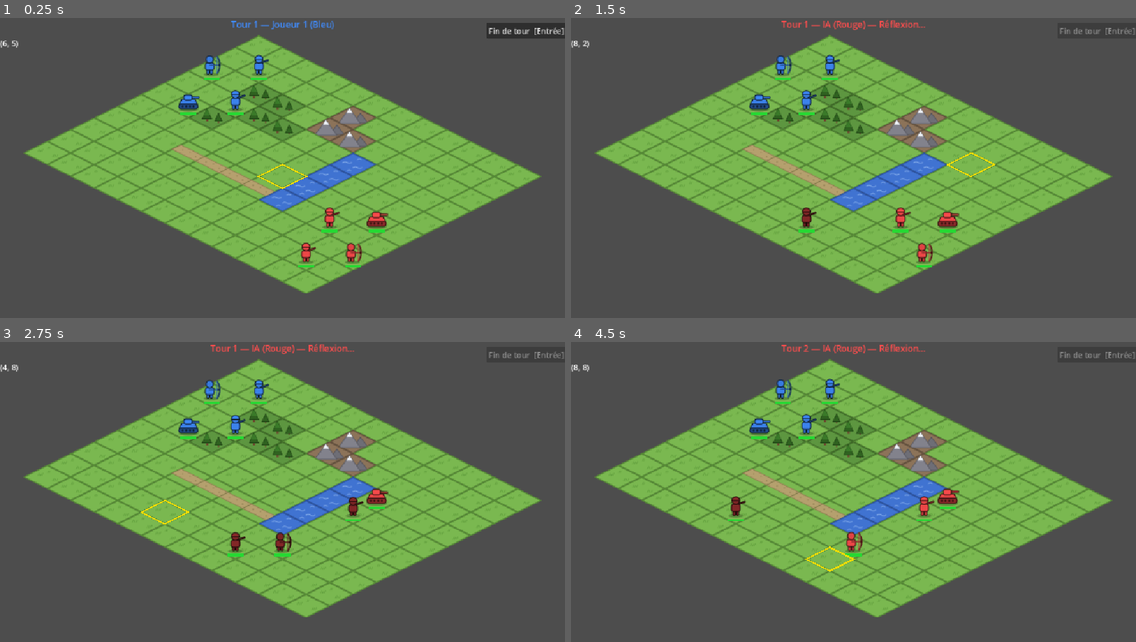
Above: before the commit, frames 1-4 (two rows, left to right).
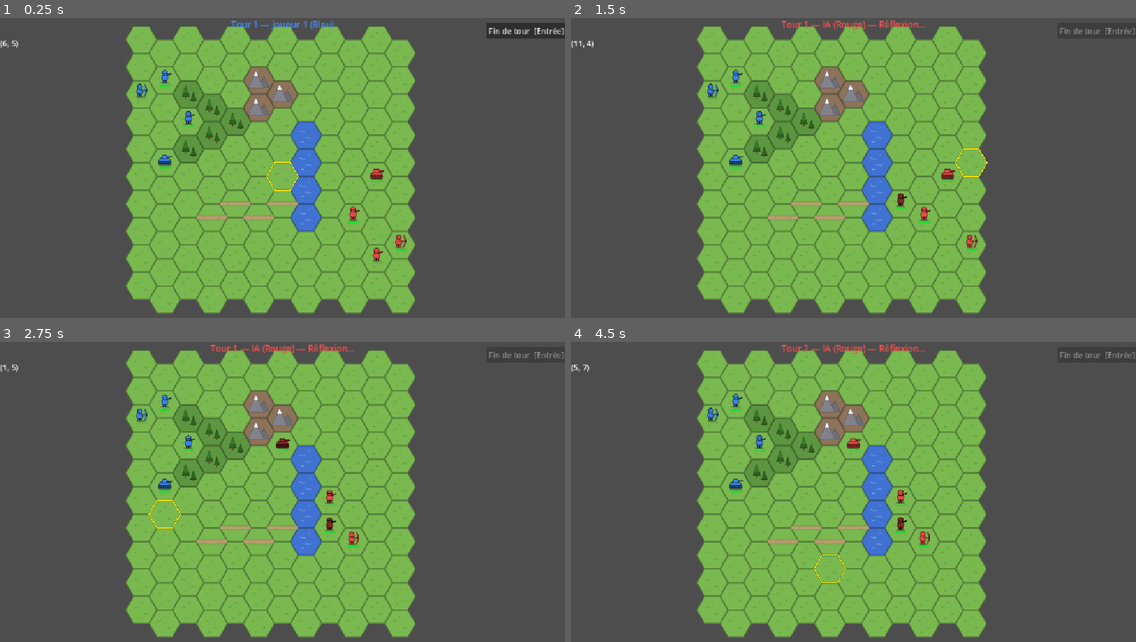
Above: after the commit, the same moments.

Repository: MaximeAutechaud/claude-wars
Game: Godot game, scene res://scenes/main.tscn
Same seed, same stepped clock (60 frames per second), same inputs: the game is played once before the commit and once after it.
Inputs (mouse positions are in pixels of both pictures, inside the frame that each line leads up to):
- Up to frame 1 (0.25 s): no input
- Up to frame 2 (1.5 s): click "Fin de tour [Entrée]" at 0.5 s; tap Enter at 1.25, 1.35 s; move the mouse to (977, 162) at 1.27 s; click (977, 162) at 1.42 s
- Up to frame 3 (2.75 s): tap Space at 1.52, 2, 2.27 s; move the mouse to (169, 516) at 2.02 s; tap Keypad Enter at 2.1 s; click (169, 516) at 2.17 s
- Up to frame 4 (4.5 s): move the mouse to (910, 432) at 2.77 s; tap Enter at 2.85 s; click (910, 432) at 2.92 s; click "Fin de tour [Entrée]" at 3.5 s; move the mouse to (825, 564) at 4.27 s; tap Keypad Enter at 4.35 s; click (825, 564) at 4.42 s

The runs differ from the first frame. In frame 1, 37% of the frame differs, in the area x 4-96%, y 2-99%; in frame 2, 37%, in the area x 0-96%, y 2-99%; in frame 3, 37%; in frame 4, 37%.

Commit message:
Migration en grille hexagonale (flat-top, odd-q, facon Wesnoth)
Decision gameplay > design (DESIGN.md, decision 11) : 6 adjacences
pour l'encerclement, distances rondes, AoE naturelles a venir.

- Pathfinder : 6 voisins avec parite de colonne (verifiee contre
  get_neighbor_cell du moteur) ; distance hexagonale cubique
  remplace la distance de Manhattan
- TileSet hexagonal (offset axis vertical), tuiles SVG redessinees
  en hex flat-top 64x56, vue a plat (fin de l'isometrique)
- Surlignages, curseur et contours en hexagones via
  GameMap.hex_corners ; zone de tir a distance en vrai disque hex
- Zoom camera ajuste ; IA inchangee (tout passe par Pathfinder)

Co-Authored-By: Claude Fable 5 <noreply@anthropic.com>

Diff:
--- a/assets/tiles/forest.svg
+++ b/assets/tiles/forest.svg
@@ -1,10 +1,10 @@
-<svg xmlns="http://www.w3.org/2000/svg" width="64" height="32">
-  <polygon points="32,0.5 63,16 32,31.5 1,16" fill="#5d9640" stroke="#3f6b28" stroke-width="1.5"/>
+<svg xmlns="http://www.w3.org/2000/svg" width="64" height="56">
+  <polygon points="1,28 16.5,1 47.5,1 63,28 47.5,55 16.5,55" fill="#5d9640" stroke="#3f6b28" stroke-width="1.5"/>
   <!-- grand sapin -->
-  <rect x="24" y="17" width="2.5" height="3.5" fill="#6b4a2f"/>
-  <polygon points="25.2,4 31.5,17.5 19,17.5" fill="#2f6220" stroke="#234a17" stroke-width="1"/>
-  <polygon points="25.2,4 29.5,13 21,13" fill="#3a7a29"/>
+  <rect x="25" y="32" width="3" height="4.5" fill="#6b4a2f"/>
+  <polygon points="26.5,10 34,32.5 19,32.5" fill="#2f6220" stroke="#234a17" stroke-width="1"/>
+  <polygon points="26.5,10 31.5,25 21.5,25" fill="#3a7a29"/>
   <!-- petit sapin -->
-  <rect x="40" y="20" width="2" height="3" fill="#6b4a2f"/>
-  <polygon points="41,10 45.8,20.5 36.2,20.5" fill="#2f6220" stroke="#234a17" stroke-width="1"/>
+  <rect x="41" y="40" width="2.5" height="3.5" fill="#6b4a2f"/>
+  <polygon points="42.2,24 48,40.5 36.5,40.5" fill="#2f6220" stroke="#234a17" stroke-width="1"/>
 </svg>
--- a/assets/tiles/mountain.svg
+++ b/assets/tiles/mountain.svg
@@ -1,8 +1,8 @@
-<svg xmlns="http://www.w3.org/2000/svg" width="64" height="32">
-  <polygon points="32,0.5 63,16 32,31.5 1,16" fill="#8c7359" stroke="#66523e" stroke-width="1.5"/>
+<svg xmlns="http://www.w3.org/2000/svg" width="64" height="56">
+  <polygon points="1,28 16.5,1 47.5,1 63,28 47.5,55 16.5,55" fill="#8c7359" stroke="#66523e" stroke-width="1.5"/>
   <!-- pic secondaire -->
-  <polygon points="42,10 52,23 32,23" fill="#6e6e76" stroke="#54545c" stroke-width="1"/>
+  <polygon points="42,20 53,42 31,42" fill="#6e6e76" stroke="#54545c" stroke-width="1"/>
   <!-- pic principal -->
-  <polygon points="27,3 42,24 12,24" fill="#82828c" stroke="#5a5a62" stroke-width="1"/>
-  <polygon points="27,3 31.5,9.5 22.5,9.5" fill="#eef1f6"/>
+  <polygon points="26,8 42,43 10,43" fill="#82828c" stroke="#5a5a62" stroke-width="1"/>
+  <polygon points="26,8 31,19 21,19" fill="#eef1f6"/>
 </svg>
--- a/assets/tiles/plains.svg
+++ b/assets/tiles/plains.svg
@@ -1,8 +1,9 @@
-<svg xmlns="http://www.w3.org/2000/svg" width="64" height="32">
-  <polygon points="32,0.5 63,16 32,31.5 1,16" fill="#7ab850" stroke="#568a36" stroke-width="1.5"/>
+<svg xmlns="http://www.w3.org/2000/svg" width="64" height="56">
+  <polygon points="1,28 16.5,1 47.5,1 63,28 47.5,55 16.5,55" fill="#7ab850" stroke="#568a36" stroke-width="1.5"/>
   <g stroke="#5f9c3c" stroke-width="1" fill="none" stroke-linecap="round">
-    <path d="M20 14 l1.5 -3 M22.5 14 l1 -2.5 M25 14 l1.5 -3"/>
-    <path d="M40 21 l1.5 -3 M42.5 21 l1 -2.5 M45 21 l1.5 -3"/>
-    <path d="M33 10 l1.2 -2.4 M35 10 l1 -2"/>
+    <path d="M18 24 l1.5 -3 M20.5 24 l1 -2.5 M23 24 l1.5 -3"/>
+    <path d="M38 38 l1.5 -3 M40.5 38 l1 -2.5 M43 38 l1.5 -3"/>
+    <path d="M31 15 l1.2 -2.4 M33 15 l1 -2"/>
+    <path d="M25 46 l1.2 -2.4 M27 46 l1 -2"/>
   </g>
 </svg>
--- a/assets/tiles/river.svg
+++ b/assets/tiles/river.svg
@@ -1,9 +1,9 @@
-<svg xmlns="http://www.w3.org/2000/svg" width="64" height="32">
-  <polygon points="32,0.5 63,16 32,31.5 1,16" fill="#4073d1" stroke="#2d54a0" stroke-width="1.5"/>
+<svg xmlns="http://www.w3.org/2000/svg" width="64" height="56">
+  <polygon points="1,28 16.5,1 47.5,1 63,28 47.5,55 16.5,55" fill="#4073d1" stroke="#2d54a0" stroke-width="1.5"/>
   <g stroke="#7fa8e8" stroke-width="1.2" fill="none" stroke-linecap="round">
-    <path d="M18 13 q3 -2 6 0 q3 2 6 0"/>
-    <path d="M32 20 q3 -2 6 0 q3 2 6 0"/>
-    <path d="M24 24 q2.5 -1.8 5 0"/>
-    <path d="M38 9 q2.5 -1.8 5 0"/>
+    <path d="M18 20 q3 -2 6 0 q3 2 6 0"/>
+    <path d="M30 33 q3 -2 6 0 q3 2 6 0"/>
+    <path d="M22 42 q2.5 -1.8 5 0"/>
+    <path d="M36 12 q2.5 -1.8 5 0"/>
   </g>
 </svg>
--- a/assets/tiles/road.svg
+++ b/assets/tiles/road.svg
@@ -1,10 +1,10 @@
-<svg xmlns="http://www.w3.org/2000/svg" width="64" height="32">
-  <polygon points="32,0.5 63,16 32,31.5 1,16" fill="#7ab850" stroke="#568a36" stroke-width="1.5"/>
-  <!-- bande de route reliant les cases voisines en +x / -x -->
-  <polygon points="10,11 22,5 54,21 42,27" fill="#b5a06e" stroke="#8f7d52" stroke-width="1"/>
+<svg xmlns="http://www.w3.org/2000/svg" width="64" height="56">
+  <polygon points="1,28 16.5,1 47.5,1 63,28 47.5,55 16.5,55" fill="#7ab850" stroke="#568a36" stroke-width="1.5"/>
+  <!-- bande de route traversant l'hexagone -->
+  <polygon points="1,24 63,24 63,32 1,32" fill="#b5a06e" stroke="#8f7d52" stroke-width="1"/>
   <g fill="#9c8a5c">
-    <circle cx="24" cy="12" r="1.2"/>
-    <circle cx="34" cy="15" r="1"/>
-    <circle cx="42" cy="21" r="1.2"/>
+    <circle cx="18" cy="28" r="1.2"/>
+    <circle cx="33" cy="26.5" r="1"/>
+    <circle cx="47" cy="29" r="1.2"/>
   </g>
 </svg>
--- a/scenes/main.tscn
+++ b/scenes/main.tscn
@@ -9,7 +9,7 @@
 script = ExtResource("1_main")
 
 [node name="Camera2D" type="Camera2D" parent="."]
-zoom = Vector2(1.5, 1.5)
+zoom = Vector2(1.0, 1.0)
 
 [node name="GameMap" type="TileMapLayer" parent="."]
 script = ExtResource("2_gmap")
--- a/scripts/ai_player.gd
+++ b/scripts/ai_player.gd
@@ -1,7 +1,7 @@
 class_name AIPlayer
 extends RefCounted
 
-# Renvoie l'ennemi le plus proche (distance Manhattan)
+# Renvoie l'ennemi le plus proche (distance en cases)
 static func find_nearest_enemy(unit: Unit, units_layer: UnitsLayer) -> Unit:
 	var nearest: Unit = null
 	var best_dist := 999999
@@ -11,7 +11,7 @@
 		var u := child as Unit
 		if u.team == unit.team:
 			continue
-		var d := Pathfinder.manhattan(u.cell, unit.cell)
+		var d := Pathfinder.distance(u.cell, unit.cell)
 		if d < best_dist:
 			best_dist = d
 			nearest = u
@@ -26,14 +26,14 @@
 		reachable: Dictionary, units_layer: UnitsLayer) -> Vector2i:
 	var r := unit.attack_range()
 	var best_cell := unit.cell
-	var best_gap := absi(Pathfinder.manhattan(unit.cell, target_cell) - r)
-	var best_d := Pathfinder.manhattan(unit.cell, target_cell)
+	var best_gap := absi(Pathfinder.distance(unit.cell, target_cell) - r)
+	var best_d := Pathfinder.distance(unit.cell, target_cell)
 	for cell: Vector2i in reachable:
 		if cell == unit.cell:
 			continue
 		if units_layer.get_unit_at(cell) != null:
 			continue  # case occupée (allié ou ennemi)
-		var d := Pathfinder.manhattan(cell, target_cell)
+		var d := Pathfinder.distance(cell, target_cell)
 		var gap := absi(d - r)
 		if gap < best_gap or (gap == best_gap and d > best_d):
 			best_gap = gap
--- a/scripts/cursor.gd
+++ b/scripts/cursor.gd
@@ -22,10 +22,6 @@
 	var p := to_local(world_pos)
 	var hw := map.tile_set.tile_size.x * 0.5
 	var hh := map.tile_set.tile_size.y * 0.5
-	draw_polyline(PackedVector2Array([
-		p + Vector2(0, -hh),
-		p + Vector2(hw,  0),
-		p + Vector2(0,  hh),
-		p + Vector2(-hw, 0),
-		p + Vector2(0, -hh),
-	]), Color(1.0, 0.9, 0.0, 0.9), 2.0)
+	var pts := GameMap.hex_corners(p, hw, hh)
+	pts.append(pts[0])
+	draw_polyline(pts, Color(1.0, 0.9, 0.0, 0.9), 2.0)
--- a/scripts/game_map.gd
+++ b/scripts/game_map.gd
@@ -3,8 +3,9 @@
 
 const MAP_W := 12
 const MAP_H := 10
+# Hexagone flat-top : largeur pointe à pointe, hauteur bord à bord (≈ W·√3/2)
 const TILE_W := 64
-const TILE_H := 32
+const TILE_H := 56
 
 enum Terrain { PLAINS, FOREST, MOUNTAIN, ROAD, RIVER }
 
@@ -34,8 +35,8 @@
 
 func _build_tileset() -> void:
 	var ts := TileSet.new()
-	ts.tile_shape = TileSet.TILE_SHAPE_ISOMETRIC
-	ts.tile_layout = TileSet.TILE_LAYOUT_DIAMOND_DOWN
+	ts.tile_shape = TileSet.TILE_SHAPE_HEXAGON
+	ts.tile_offset_axis = TileSet.TILE_OFFSET_AXIS_VERTICAL
 	ts.tile_size = Vector2i(TILE_W, TILE_H)
 
 	# Une source par terrain : source_id = valeur de l'enum Terrain
@@ -85,3 +86,14 @@
 
 func get_map_size() -> Vector2i:
 	return Vector2i(MAP_W, MAP_H)
+
+# Sommets d'un hexagone flat-top centré sur `center` (hw/hh = demi-taille)
+static func hex_corners(center: Vector2, hw: float, hh: float) -> PackedVector2Array:
+	return PackedVector2Array([
+		center + Vector2(-hw, 0),
+		center + Vector2(-hw * 0.5, -hh),
+		center + Vector2(hw * 0.5, -hh),
+		center + Vector2(hw, 0),
+		center + Vector2(hw * 0.5, hh),
+		center + Vector2(-hw * 0.5, hh),
+	])
--- a/scripts/pathfinder.gd
+++ b/scripts/pathfinder.gd
@@ -34,13 +34,23 @@
 
 	return dist
 
+# Grille hexagonale flat-top, colonnes impaires décalées vers le bas
+# (odd-q, aligné sur le TileSet Godot : offset axis vertical).
 static func get_neighbors(cell: Vector2i) -> Array[Vector2i]:
+	var odd := cell.x & 1
 	return [
-		cell + Vector2i( 1,  0),
-		cell + Vector2i(-1,  0),
-		cell + Vector2i( 0,  1),
-		cell + Vector2i( 0, -1),
+		cell + Vector2i(0, -1),           # N
+		cell + Vector2i(0,  1),           # S
+		cell + Vector2i(1, -1 + odd),     # NE
+		cell + Vector2i(1,  odd),         # SE
+		cell + Vector2i(-1, -1 + odd),    # NO
+		cell + Vector2i(-1, odd),         # SO
 	]
 
-static func manhattan(a: Vector2i, b: Vector2i) -> int:
-	return abs(a.x - b.x) + abs(a.y - b.y)
+# Distance hexagonale (en nombre de cases), via coordonnées cubiques
+static func distance(a: Vector2i, b: Vector2i) -> int:
+	var ar := a.y - (a.x - (a.x & 1)) / 2
+	var br := b.y - (b.x - (b.x & 1)) / 2
+	var dq := b.x - a.x
+	var dr := br - ar
+	return (absi(dq) + absi(dr) + absi(dq + dr)) / 2
--- a/scripts/unit.gd
+++ b/scripts/unit.gd
@@ -110,9 +110,9 @@
 		tint = tint.darkened(0.45)
 	sprite.self_modulate = tint
 
-	# Losanges sur la case : blanc = sélectionnée, rouge = attaquable
+	# Contours d'hexagone sur la case : blanc = sélectionnée, rouge = attaquable
 	var hw := GameMap.TILE_W * 0.5 - 3.0
-	var hh := GameMap.TILE_H * 0.5 - 1.5
+	var hh := GameMap.TILE_H * 0.5 - 2.5
 	if selected:
 		_draw_cell_outline(hw, hh, Color.WHITE, 2.0)
 	if attackable:
@@ -126,6 +126,6 @@
 	draw_rect(Rect2(-bw * 0.5, by, bw * hp / float(max_hp), bh), Color(0.15, 0.85, 0.2))
 
 func _draw_cell_outline(hw: float, hh: float, color: Color, width: float) -> void:
-	draw_polyline(PackedVector2Array([
-		Vector2(0, -hh), Vector2(hw, 0), Vector2(0, hh), Vector2(-hw, 0), Vector2(0, -hh),
-	]), color, width)
+	var pts := GameMap.hex_corners(Vector2.ZERO, hw, hh)
+	pts.append(pts[0])
+	draw_polyline(pts, color, width)
--- a/scripts/units_layer.gd
+++ b/scripts/units_layer.gd
@@ -68,9 +68,10 @@
 	var r := unit.attack_range()
 	if r > 1:
 		for dx in range(-r, r + 1):
-			for dy in range(-r + abs(dx), r - abs(dx) + 1):
+			for dy in range(-r, r + 1):
 				var target := unit.cell + Vector2i(dx, dy)
-				if target != unit.cell and map.is_in_bounds(target):
+				if target != unit.cell and map.is_in_bounds(target) \
+						and Pathfinder.distance(unit.cell, target) <= r:
 					attack_cells[target] = true
 	else:
 		for cell: Vector2i in reachable_cells:
@@ -100,7 +101,7 @@
 		var u := child as Unit
 		if u.team == unit.team:
 			continue
-		var d := Pathfinder.manhattan(unit.cell, u.cell)
+		var d := Pathfinder.distance(unit.cell, u.cell)
 		if d >= 1 and d <= unit.attack_range():
 			enemies.append(u)
 	return enemies
@@ -109,7 +110,7 @@
 	if not is_instance_valid(attacker) or not is_instance_valid(defender):
 		return
 
-	var dist := Pathfinder.manhattan(attacker.cell, defender.cell)
+	var dist := Pathfinder.distance(attacker.cell, defender.cell)
 	var atk_dmg := maxi(1, attacker.atk() - map.get_defense_bonus(defender.cell))
 	defender.hp -= atk_dmg
 	print("%s attaque %s : -%d PV  →  défenseur à %d PV"
@@ -162,19 +163,14 @@
 	var hh := map.tile_set.tile_size.y * 0.5
 
 	for cell: Vector2i in reachable_cells:
-		_draw_diamond(map_to_screen(cell), hw, hh, HIGHLIGHT)
+		_draw_hex(map_to_screen(cell), hw, hh, HIGHLIGHT)
 
 	if _show_attack_zone:
 		for cell: Vector2i in attack_cells:
-			_draw_diamond(map_to_screen(cell), hw, hh, ATTACK_HIGHLIGHT)
+			_draw_hex(map_to_screen(cell), hw, hh, ATTACK_HIGHLIGHT)
 
 func map_to_screen(cell: Vector2i) -> Vector2:
 	return to_local(map.to_global(map.map_to_local(cell)))
 
-func _draw_diamond(p: Vector2, hw: float, hh: float, color: Color) -> void:
-	draw_colored_polygon(PackedVector2Array([
-		p + Vector2(0,  -hh),
-		p + Vector2(hw,   0),
-		p + Vector2(0,   hh),
-		p + Vector2(-hw,  0),
-	]), color)
+func _draw_hex(p: Vector2, hw: float, hh: float, color: Color) -> void:
+	draw_colored_polygon(GameMap.hex_corners(p, hw, hh), color)
Not shown, changed: DESIGN.md
